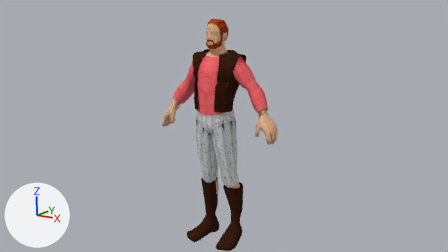
Before and after pictures for a commit that changed the Blender file Models Personatges/Models Carlos/Dotacion men_cannon/men_cannon_1.blend.
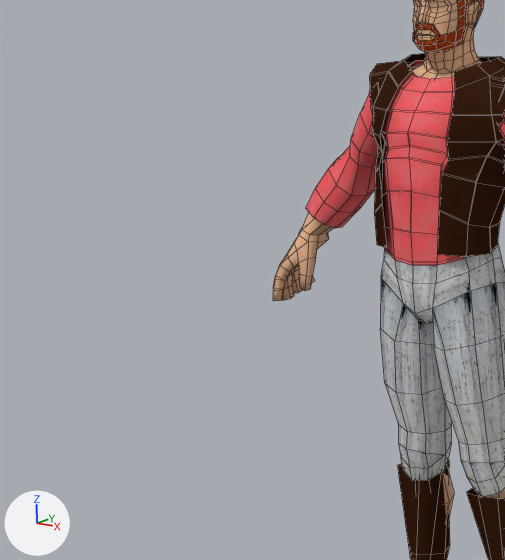
Each version is shown from the file's camera 'Camera', then close up on the part from 17% to 52% of the width and 13% to 82% of the height. The axes (+X, +Y, +Z) are drawn at lower left. The lights are the same throughout. The close-ups show mesh edges as thin lines.

Objects in the first close-up: 'Low_Poly_Characte.000_Mesh.000', 'Low_Poly_Characte.000_Mesh.001', 'Low_Poly_Characte.000_Mesh.002', 'Low_Poly_Characte.000_Mesh.004', 'Low_Poly_Characte.000_Mesh.005', 'Low_Poly_Characte.000_Mesh.006', 'Low_Poly_Characte.000_Mesh.007'.
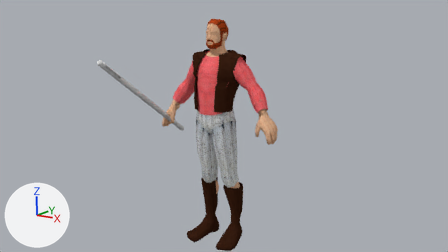
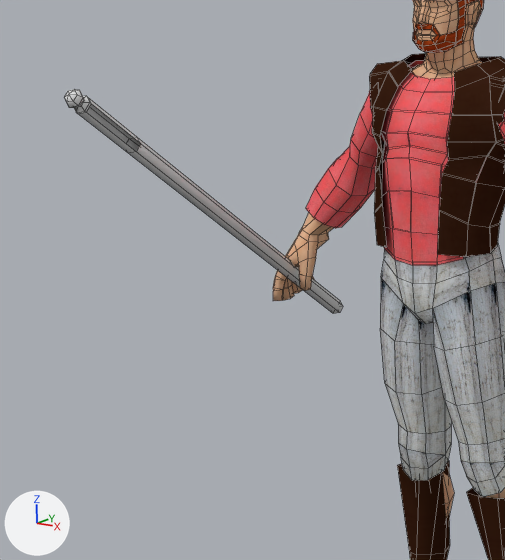
Where the change shows, as pixel boxes (x1, y1, x2, y2) in the close-ups (505 x 560 px):
'banner', added: after (64, 89, 343, 314)

Diff of the bpy script that builds the scene:
```diff
--- a/Models Personatges/Models Carlos/Dotacion men_cannon/men_cannon_1.blend.py
+++ b/Models Personatges/Models Carlos/Dotacion men_cannon/men_cannon_1.blend.py
@@ mat_banner_wood @@
+mat_banner_wood = diffuse_material('Banner_wood')
+mat_banner_wood.base_color = (0.8, 0.8, 0.8)  # white #e7e7e7
@@ me_banner @@
+me_banner.from_pydata(...)  # 50 vertices, 53 faces; spans x -0.04..0.04, y -0.04..0.06, z -1.12..1.9
+me_banner.polygons.foreach_set('use_smooth', [True] * 53)
+me_banner.materials.append(mat_banner_wood)  # its picture is missing
@@ ob_banner @@
+ob_banner = bpy.data.objects.new('banner', me_banner)
+ob_banner.location = (-0.752, -0.392, 1.891)
+ob_banner.rotation_euler = (7.275, 0.266, 0.0527)  # degrees (57, 15, 3)
+ob_banner.scale = (0.771, 0.771, 0.771)
```
